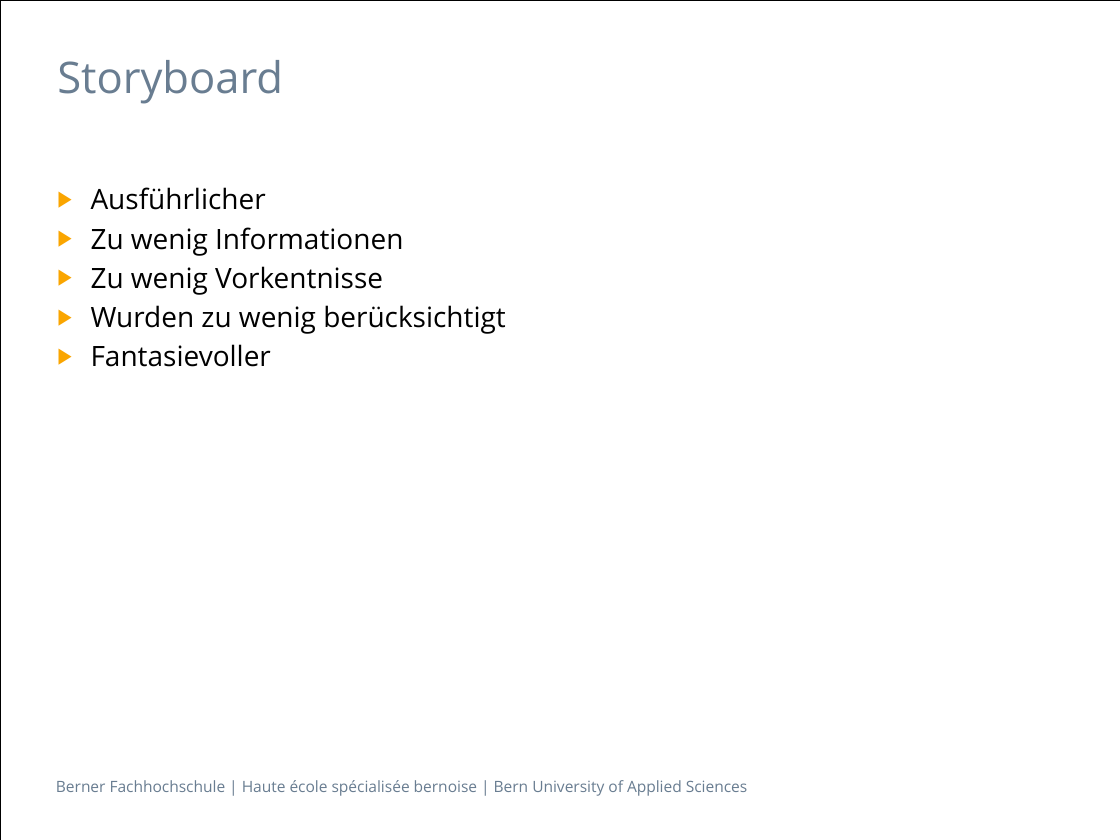
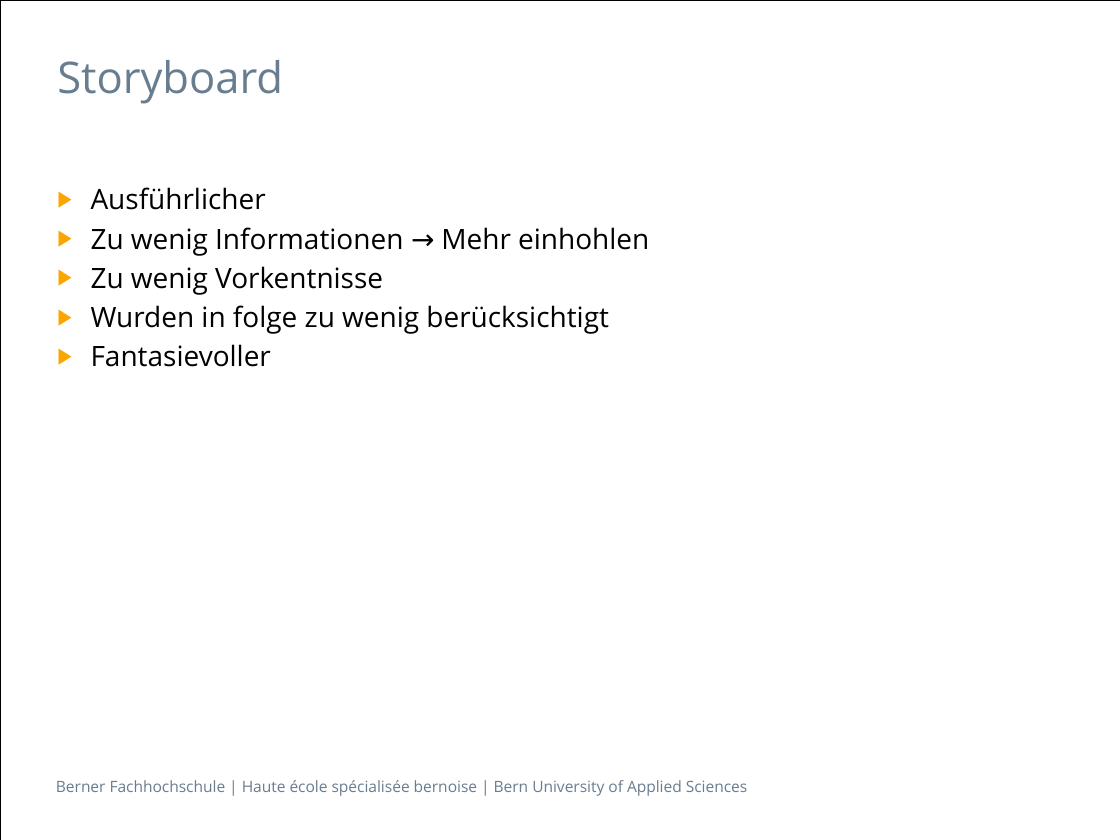
Before and after one commit to isels1/ch.bfh.btx8081.w2015.blue, a slide deck: slide 11 of doc/task14/Task14.pptx. Drawn at 1120x840 pixels with LibreOffice and Linux fonts; fonts in the diff are those of the drawing. Boxes give left, top, right and bottom in pixels: in the first picture for what was removed or moved away, otherwise in the second. Text is boxed around its words. In the diff, an @@ line names an element or a change of style, - is before the commit and + after.

```diff
--- a/doc/task14/Task14.pptx
+++ b/doc/task14/Task14.pptx
@@ text at <box>91,227,649,256</box>: text changed @@
-▶ Zu wenig Informationen
+▶ Zu wenig Informationen → Mehr einhohlen
@@ text at <box>91,305,609,334</box>: text changed @@
-▶ Wurden zu wenig berücksichtigt
+▶ Wurden in folge zu wenig berücksichtigt
```
Also in this commit, not shown: 2 other slides changed.
